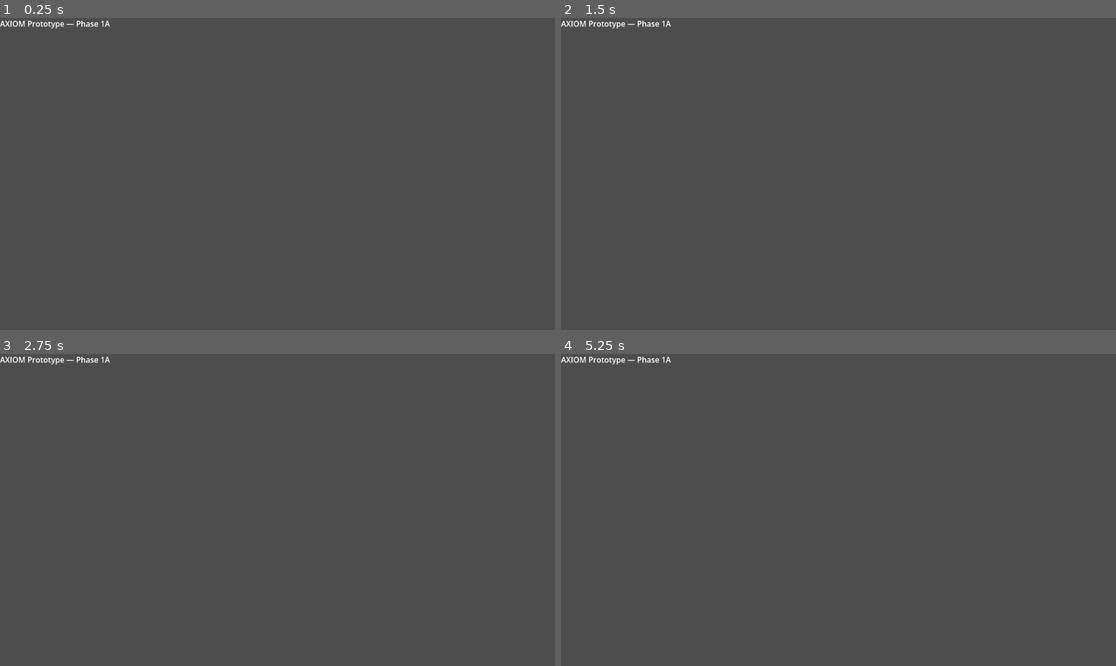
Above: before the commit, frames 1-4 (two rows, left to right).
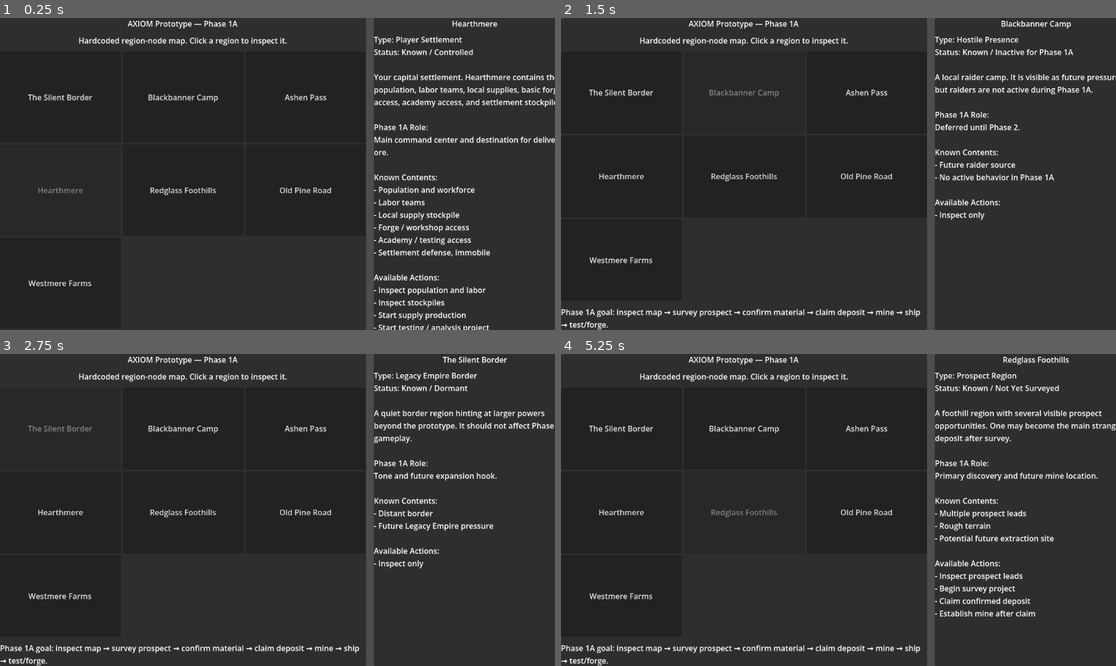
Above: after the commit, the same moments.

Repository: r3xj/axiom-prototype
Game: Godot game, scene res://scenes/Main.tscn
Two runs of this game, one before a commit and one after it. Both use one fixed random seed, a clock stepped at 60 frames per second and the inputs below. Before the commit the project starts from res://Main.tscn.
Inputs (mouse positions are in pixels of both pictures, inside the frame that each line leads up to):
- Up to frame 1 (0.25 s): no input
- Up to frame 2 (1.5 s): click (622, 96) at 0.5 s, where only the run after the commit has a clickable "The Silent Border"; click (744, 92) at 1.25 s, where only the run after the commit has a clickable "Blackbanner Camp"
- Up to frame 3 (2.75 s): click (61, 428) at 2 s, where only the run after the commit has a clickable "The Silent Border"
- Up to frame 4 (5.25 s): click (866, 428) at 2.75 s, where only the run after the commit has a clickable "Ashen Pass"; click (622, 513) at 3.5 s, where only the run after the commit has a clickable "Hearthmere"; click (744, 432) at 4.25 s, where only the run after the commit has a clickable "Blackbanner Camp"; click (744, 513) at 5 s, where only the run after the commit has a clickable "Redglass Foothills"

The runs differ from the first frame. In frame 1, 97% of the frame differs, in the area x 0-100%, y 0-100%; in frame 2, 97%; in frame 3, 97%; in frame 4, 97%.

Commit message:
Add hardcoded region inspection map

Diff:
--- /dev/null
+++ b/scenes/Main.gd
@@ -0,0 +1,257 @@
+extends Control
+
+var selected_region_id: String = "hearthmere"
+
+var region_order: Array[String] = [
+	"silent_border",
+	"blackbanner_camp",
+	"ashen_pass",
+	"hearthmere",
+	"redglass_foothills",
+	"old_pine_road",
+	"westmere_farms",
+]
+
+var regions: Dictionary = {
+	"hearthmere": {
+		"name": "Hearthmere",
+		"type": "Player Settlement",
+		"status": "Known / Controlled",
+		"description": "Your capital settlement. Hearthmere contains the population, labor teams, local supplies, basic forge access, academy access, and settlement stockpile.",
+		"phase_1a_role": "Main command center and destination for delivered ore.",
+		"known_contents": [
+			"Population and workforce",
+			"Labor teams",
+			"Local supply stockpile",
+			"Forge / workshop access",
+			"Academy / testing access",
+			"Settlement defense, immobile",
+		],
+		"available_actions": [
+			"Inspect population and labor",
+			"Inspect stockpiles",
+			"Start supply production",
+			"Start testing / analysis project",
+			"Start forge output project",
+		],
+	},
+	"redglass_foothills": {
+		"name": "Redglass Foothills",
+		"type": "Prospect Region",
+		"status": "Known / Not Yet Surveyed",
+		"description": "A foothill region with several visible prospect opportunities. One may become the main strange ore deposit after survey.",
+		"phase_1a_role": "Primary discovery and future mine location.",
+		"known_contents": [
+			"Multiple prospect leads",
+			"Rough terrain",
+			"Potential future extraction site",
+		],
+		"available_actions": [
+			"Inspect prospect leads",
+			"Begin survey project",
+			"Claim confirmed deposit",
+			"Establish mine after claim",
+		],
+	},
+	"ashen_pass": {
+		"name": "Ashen Pass",
+		"type": "Route / Dangerous Pass",
+		"status": "Known / Risky",
+		"description": "The fastest route between Hearthmere and the foothills. In later phases, this becomes the obvious raider pressure route.",
+		"phase_1a_role": "Fast route option for shipments once logistics are implemented.",
+		"known_contents": [
+			"Fast road connection",
+			"Risk reputation",
+			"Future raider visibility space",
+		],
+		"available_actions": [
+			"Inspect route",
+			"Use as fast shipment route later",
+		],
+	},
+	"old_pine_road": {
+		"name": "Old Pine Road",
+		"type": "Route / Longer Road",
+		"status": "Known / Quieter",
+		"description": "A slower road through older woodland and farm paths. It is less direct than Ashen Pass but safer in concept.",
+		"phase_1a_role": "Slow route option for shipments once logistics are implemented.",
+		"known_contents": [
+			"Longer road connection",
+			"Lower immediate danger",
+			"Connects toward Westmere Farms",
+		],
+		"available_actions": [
+			"Inspect route",
+			"Use as slow shipment route later",
+		],
+	},
+	"westmere_farms": {
+		"name": "Westmere Farms",
+		"type": "Friendly Support Region",
+		"status": "Known / Friendly",
+		"description": "A nearby support region. For Phase 1A it mainly exists to make the map feel less linear and to support the alternate route.",
+		"phase_1a_role": "Safe support node and part of the slower shipment route.",
+		"known_contents": [
+			"Friendly farms",
+			"Safe staging region",
+			"Connection to Old Pine Road",
+		],
+		"available_actions": [
+			"Inspect region",
+		],
+	},
+	"blackbanner_camp": {
+		"name": "Blackbanner Camp",
+		"type": "Hostile Presence",
+		"status": "Known / Inactive for Phase 1A",
+		"description": "A local raider camp. It is visible as future pressure, but raiders are not active during Phase 1A.",
+		"phase_1a_role": "Deferred until Phase 2.",
+		"known_contents": [
+			"Future raider source",
+			"No active behavior in Phase 1A",
+		],
+		"available_actions": [
+			"Inspect only",
+		],
+	},
+	"silent_border": {
+		"name": "The Silent Border",
+		"type": "Legacy Empire Border",
+		"status": "Known / Dormant",
+		"description": "A quiet border region hinting at larger powers beyond the prototype. It should not affect Phase 1A gameplay.",
+		"phase_1a_role": "Tone and future expansion hook.",
+		"known_contents": [
+			"Distant border",
+			"Future Legacy Empire pressure",
+		],
+		"available_actions": [
+			"Inspect only",
+		],
+	},
+}
+
+var region_buttons: Dictionary = {}
+
+var info_title: Label
+var info_body: Label
+
+
+func _ready() -> void:
+	_clear_existing_children()
+	_build_ui()
+	_select_region(selected_region_id)
+
+
+func _clear_existing_children() -> void:
+	for child in get_children():
+		remove_child(child)
+		child.queue_free()
+
+
+func _build_ui() -> void:
+	var root_layout := HBoxContainer.new()
+	root_layout.name = "RootLayout"
+	root_layout.set_anchors_preset(Control.PRESET_FULL_RECT)
+	root_layout.add_theme_constant_override("separation", 16)
+	add_child(root_layout)
+
+	var map_panel := PanelContainer.new()
+	map_panel.name = "MapPanel"
+	map_panel.custom_minimum_size = Vector2(760, 640)
+	map_panel.size_flags_horizontal = Control.SIZE_EXPAND_FILL
+	map_panel.size_flags_vertical = Control.SIZE_EXPAND_FILL
+	root_layout.add_child(map_panel)
+
+	var map_content := VBoxContainer.new()
+	map_content.name = "MapContent"
+	map_content.add_theme_constant_override("separation", 12)
+	map_panel.add_child(map_content)
+
+	var title := Label.new()
+	title.text = "AXIOM Prototype — Phase 1A"
+	title.horizontal_alignment = HORIZONTAL_ALIGNMENT_CENTER
+	map_content.add_child(title)
+
+	var subtitle := Label.new()
+	subtitle.text = "Hardcoded region-node map. Click a region to inspect it."
+	subtitle.horizontal_alignment = HORIZONTAL_ALIGNMENT_CENTER
+	map_content.add_child(subtitle)
+
+	var map_grid := GridContainer.new()
+	map_grid.name = "RegionButtonGrid"
+	map_grid.columns = 3
+	map_grid.size_flags_horizontal = Control.SIZE_EXPAND_FILL
+	map_grid.size_flags_vertical = Control.SIZE_EXPAND_FILL
+	map_content.add_child(map_grid)
+
+	for region_id in region_order:
+		var button := Button.new()
+		button.text = regions[region_id]["name"]
+		button.custom_minimum_size = Vector2(220, 84)
+		button.size_flags_horizontal = Control.SIZE_EXPAND_FILL
+		button.size_flags_vertical = Control.SIZE_EXPAND_FILL
+		button.pressed.connect(_select_region.bind(region_id))
+		map_grid.add_child(button)
+		region_buttons[region_id] = button
+
+	var note := Label.new()
+	note.text = "Phase 1A goal: inspect map → survey prospect → confirm material → claim deposit → mine → ship → test/forge."
+	note.autowrap_mode = TextServer.AUTOWRAP_WORD_SMART
+	map_content.add_child(note)
+
+	var info_panel := PanelContainer.new()
+	info_panel.name = "InfoPanel"
+	info_panel.custom_minimum_size = Vector2(420, 640)
+	info_panel.size_flags_vertical = Control.SIZE_EXPAND_FILL
+	root_layout.add_child(info_panel)
+
+	var info_content := VBoxContainer.new()
+	info_content.name = "InfoContent"
+	info_content.add_theme_constant_override("separation", 10)
+	info_panel.add_child(info_content)
+
+	info_title = Label.new()
+	info_title.text = "Select a region"
+	info_title.horizontal_alignment = HORIZONTAL_ALIGNMENT_CENTER
+	info_content.add_child(info_title)
+
+	info_body = Label.new()
+	info_body.text = ""
+	info_body.autowrap_mode = TextServer.AUTOWRAP_WORD_SMART
+	info_body.size_flags_vertical = Control.SIZE_EXPAND_FILL
+	info_content.add_child(info_body)
+
+
+func _select_region(region_id: String) -> void:
+	selected_region_id = region_id
+
+	for key in region_buttons.keys():
+		region_buttons[key].disabled = key == region_id
+
+	var region: Dictionary = regions[region_id]
+
+	info_title.text = region["name"]
+
+	var known_text := ""
+	for item in region["known_contents"]:
+		known_text += "- %s\n" % item
+
+	var action_text := ""
+	for action in region["available_actions"]:
+		action_text += "- %s\n" % action
+
+	info_body.text = (
+		"Type: %s\n"
+		+ "Status: %s\n\n"
+		+ "%s\n\n"
+		+ "Phase 1A Role:\n%s\n\n"
+		+ "Known Contents:\n%s\n"
+		+ "Available Actions:\n%s"
+	) % [
+		region["type"],
+		region["status"],
+		region["description"],
+		region["phase_1a_role"],
+		known_text,
+		action_text,
+	]
--- a/Main.tscn
+++ b/scenes/Main.tscn
@@ -1,4 +1,6 @@
 [gd_scene format=3 uid="uid://bnp8y0rft31qi"]
+
+[ext_resource type="Script" uid="uid://cf0ehsb34g5bw" path="res://scenes/Main.gd" id="1_elqb8"]
 
 [node name="Main" type="Control" unique_id=1269449583]
 layout_mode = 3
@@ -7,6 +9,7 @@
 anchor_bottom = 1.0
 grow_horizontal = 2
 grow_vertical = 2
+script = ExtResource("1_elqb8")
 
 [node name="Label" type="Label" parent="." unique_id=964505473]
 layout_mode = 0
Not shown, added: scenes/Main.gd.uid
Not shown, changed: .gitignore
